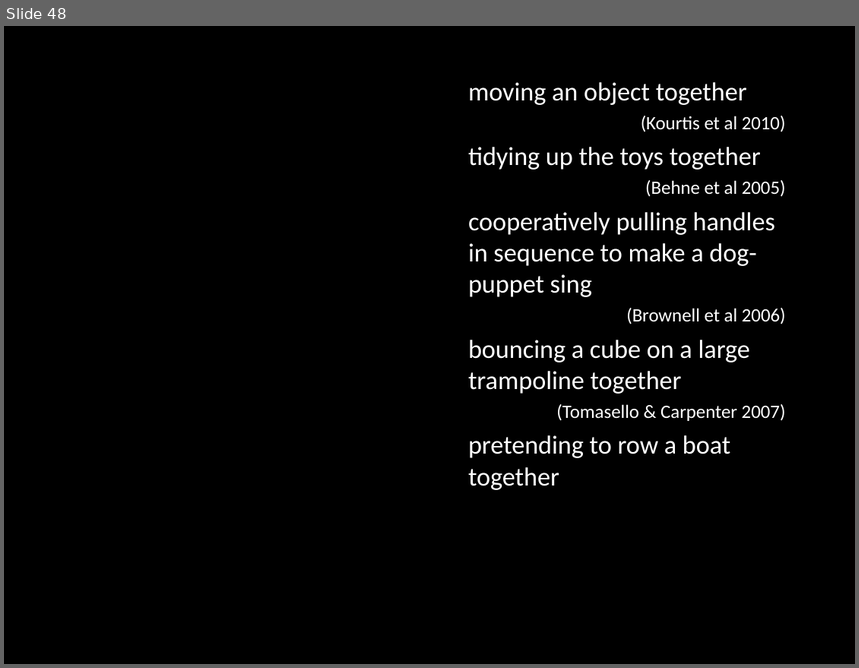
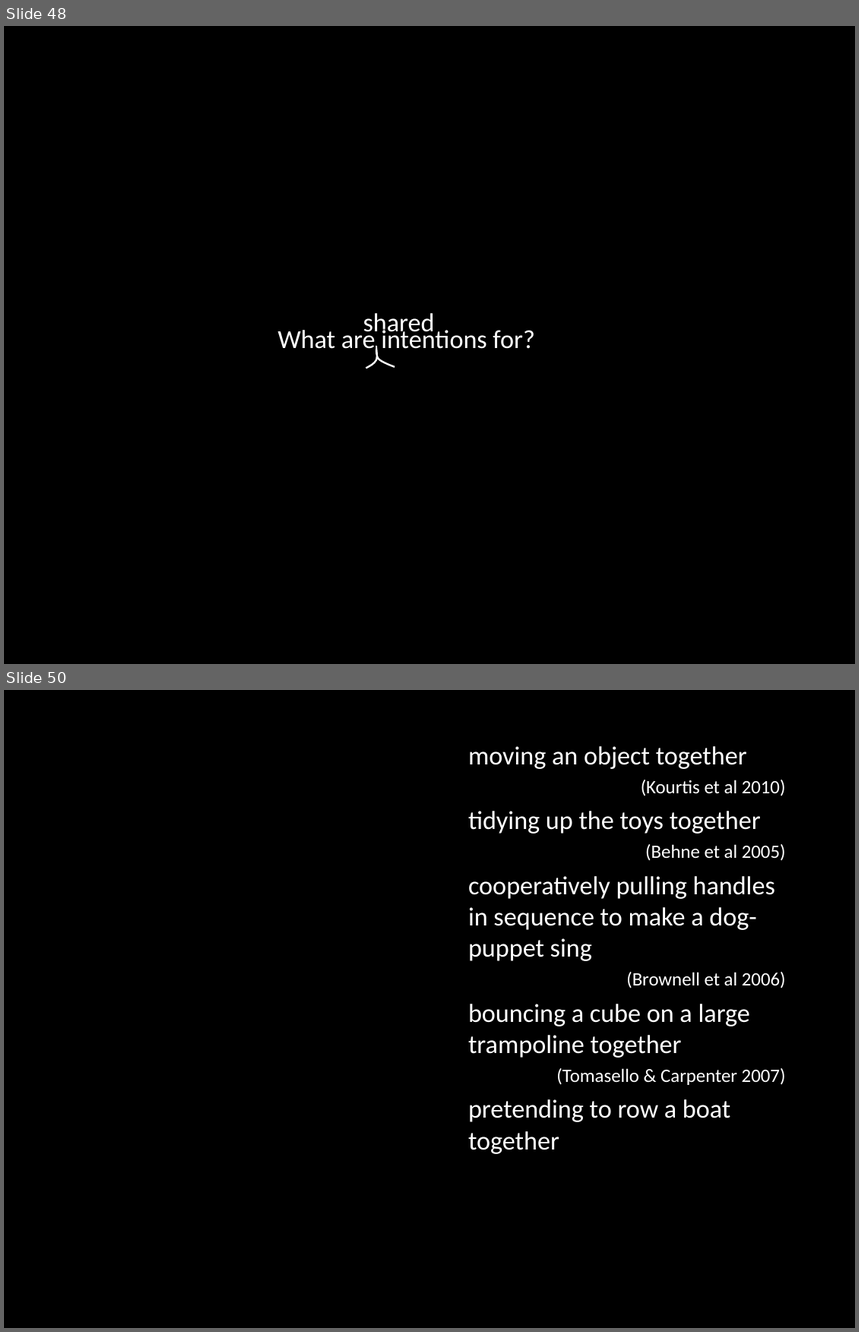
Before and after one commit to butterfill/writing, a slide deck: conf joint action --- sharing goals vs sharing intentions cambridge 2012 talk/intention and motor representation in joint action v2.pptx. Shown one above the other, each under a label of ours: slide 48 before the commit, slides 48 and 50 after it; the slides between them are not shown. The pictures are 859x668 and 859x1332 pixels, drawn with LibreOffice and Linux fonts; fonts in the diff are those of the drawing; background and template pictures are left out. Boxes give left, top, right and bottom in pixels: in the first picture for what was removed or moved away, otherwise in the second. Text is boxed around its words. In the diff, an @@ line names an element or a change of style, - is before the commit and + after.

```diff
--- a/conf joint action --- sharing goals vs sharing intentions cambridge 2012 talk/intention and motor representation in joint action v2.pptx
+++ b/conf joint action --- sharing goals vs sharing intentions cambridge 2012 talk/intention and motor representation in joint action v2.pptx
@@ slide 48 added at <box>4,26,855,664</box>, background #000000 @@
@@ text added at <box>363,313,435,338</box>, 22 pt, text #FFFFFF @@
+shared
@@ text added at <box>278,327,534,349</box>, 22 pt, text #FFFFFF @@
+What are intentions for?
@@ freeform shape added at <box>366,346,395,368</box>, outline #FFFFFF 1.5 pt @@
@@ what was slide 48 is now slide 50 @@
```
Also in this commit, not shown: 14 slides changed, 2 other slides added, 1 slide removed, 11 other files.
